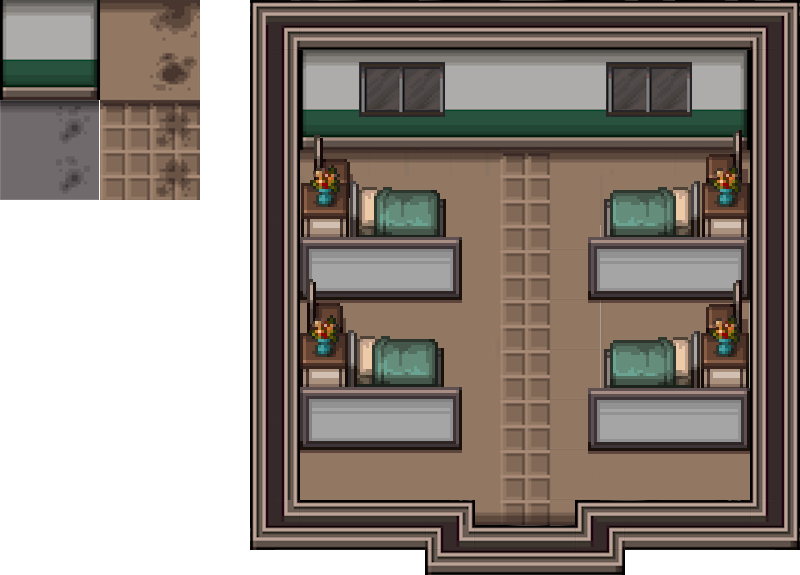
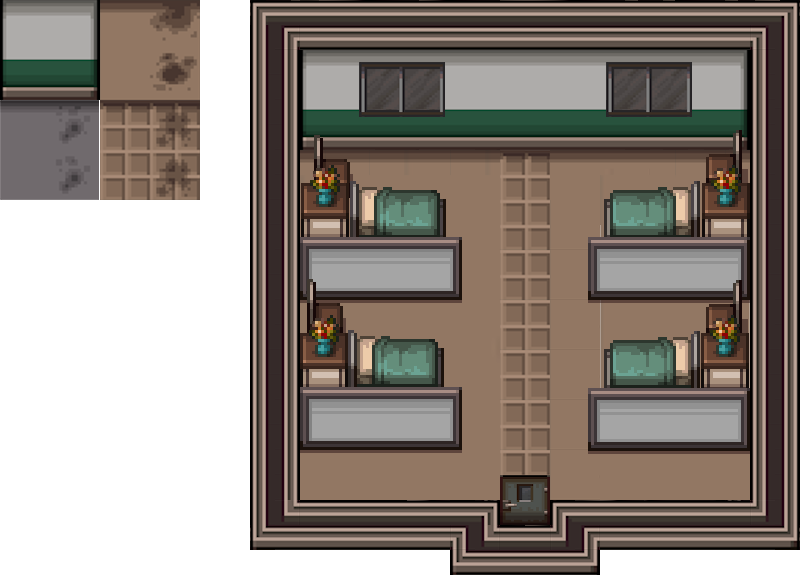
Layer changes from the first 800 x 575 image to the second:
painted on "doorlight" over (475, 511, 575, 525)
added layer "door" above "floor and wall" over (500, 475, 550, 525)
painted on "floor and wall" over (407, 500, 644, 575)
